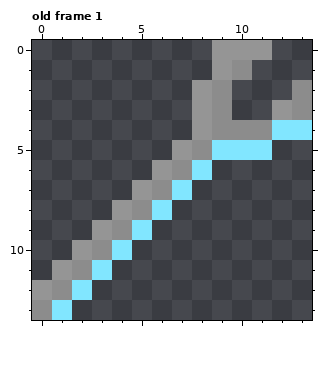
A pixel-art file gets an edit: tools/wrench.aseprite. The picture above was drawn from the file before the commit.
14x14 pixels, 1 frame. Shown: old frame 1.
The same view after the edit:
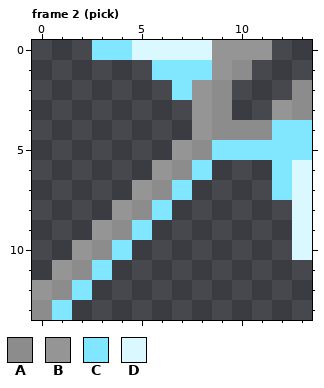
Palette (. is transparent): A #8c8c8c  B #959595  C #81e6ff  D #daf8ff
A new or re-ordered frame is compared with the old frame closest to it.
Edits made:
{"change": "frames 1 -> 2"}
{"where": "frame 2 (pick) is new; against old frame 1"}
{"frame":2,"y":0,"x":3,"old":"......","new":"CCDDDD"}
{"frame":2,"y":1,"x":6,"old":"...","new":"CCC"}
{"frame":2,"y":2,"x":7,"old":".","new":"C"}
{"frame":2,"y":5,"x":12,"old":"..","new":"CC"}
{"frame":2,"y":6,"x":12,"old":"..","new":"CD"}
{"frame":2,"y":7,"x":12,"old":"..","new":"CD"}
{"frame":2,"y":8,"x":13,"old":".","new":"D"}
{"frame":2,"y":9,"x":13,"old":".","new":"D"}
{"frame":2,"y":10,"x":13,"old":".","new":"D"}
